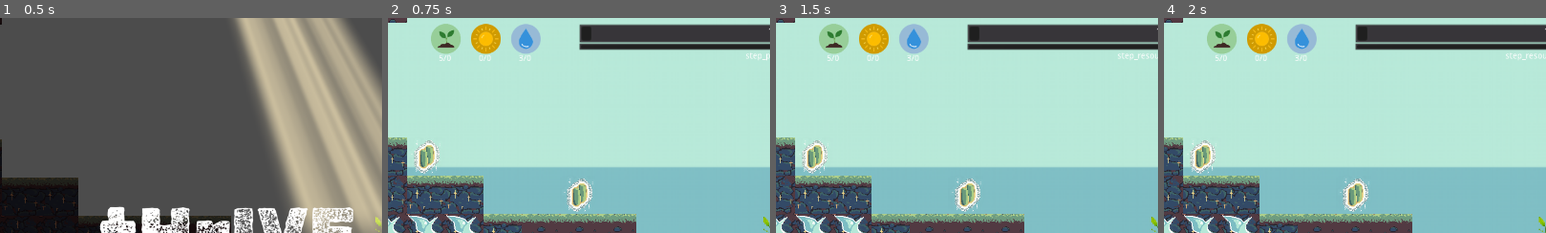
Above: before the commit, frames 1-4 (left to right).
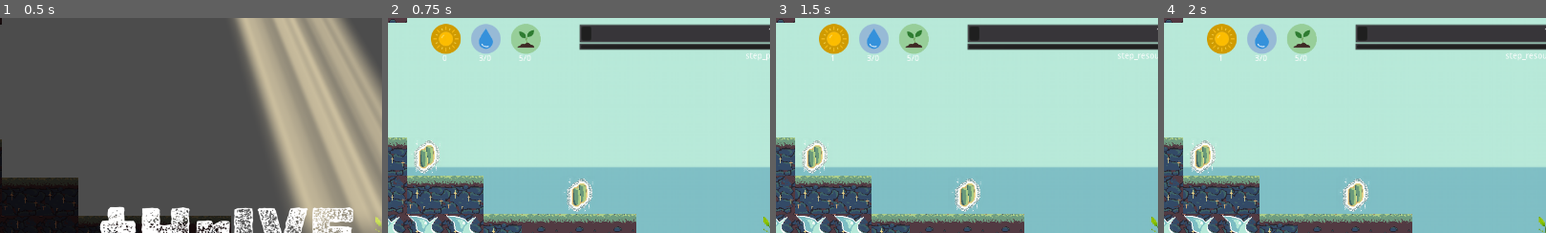
Above: after the commit, the same moments.

Repository: Gouellie/Roots
Game: Godot game, scene res://src/screens/main_menu.tscn
Two runs of this game, one before a commit and one after it. Both use one fixed random seed, a clock stepped at 60 frames per second and the inputs below.
Inputs:
- Up to frame 1 (0.5 s): no input
- Up to frame 2 (0.75 s): click "NEW GAME" at 0.5 s
- Up to frame 3 (1.5 s): click "End Turn" at 1.25 s
- Up to frame 4 (2 s): no input
The pictures show only the part of the screen within x 0-50%, y 0-50%; the shares and areas given below are measured in that part.

Frame 1 is identical in both runs. In frame 2, 2.7% of the frame differs, in the area x 11-40%, y 2-20%; in frame 3, 2.7%; in frame 4, 2.7%.

Commit message:
sunlight is now a static resource that doesn't reset

Diff:
--- a/src/scenes/librairies/plants/plant.gd
+++ b/src/scenes/librairies/plants/plant.gd
@@ -7,7 +7,6 @@
 var head_tile_cellv : Vector2
 var connected : bool = true setget set_is_connected,get_is_connected
 var unrooted : bool = false
-
 
 func _ready() -> void:
 	if terrain_node_path:
--- a/src/scenes/librairies/plants/plant.tscn
+++ b/src/scenes/librairies/plants/plant.tscn
@@ -1,10 +1,11 @@
-[gd_scene load_steps=8 format=2]
+[gd_scene load_steps=9 format=2]
 
 [ext_resource path="res://assets/plants/plant.png" type="Texture" id=1]
 [ext_resource path="res://src/scenes/librairies/plants/plant.gd" type="Script" id=2]
 [ext_resource path="res://assets/icons/invalid.png" type="Texture" id=3]
 [ext_resource path="res://assets/shaders/wind_sway_shader.tres" type="Material" id=4]
 [ext_resource path="res://src/ui/turns/resolve_behaviors/resolve_behavior_consume_resource.gd" type="Script" id=5]
+[ext_resource path="res://src/ui/turns/resolve_behaviors/resolve_behavior_produce_resource.gd" type="Script" id=6]
 
 [sub_resource type="CircleShape2D" id=1]
 radius = 14.0
@@ -30,16 +31,21 @@
 visible = false
 texture = ExtResource( 3 )
 
+[node name="MouseDetector" type="Area2D" parent="."]
+
+[node name="CollisionShape2D" type="CollisionShape2D" parent="MouseDetector"]
+shape = SubResource( 2 )
+
+[node name="ProducerResolveBehavior" type="Node2D" parent="."]
+script = ExtResource( 6 )
+identifier = "sunlight"
+produce_when_harvesting = false
+
 [node name="ConsumerResolveBehavior" type="Node2D" parent="."]
 script = ExtResource( 5 )
 identifier = "soil"
 amount = 5
 
-[node name="MouseDetector" type="Area2D" parent="."]
-
-[node name="CollisionShape2D" type="CollisionShape2D" parent="MouseDetector"]
-shape = SubResource( 2 )
-
 [connection signal="area_shape_entered" from="Area2D" to="." method="_on_Area2D_area_shape_entered"]
 [connection signal="area_shape_exited" from="Area2D" to="." method="_on_Area2D_area_shape_exited"]
 [connection signal="mouse_entered" from="MouseDetector" to="." method="_on_MouseDetector_mouse_entered"]
--- a/src/scenes/resources/player_resource_manager.gd
+++ b/src/scenes/resources/player_resource_manager.gd
@@ -14,7 +14,11 @@
 			_node.has_limits = false
 			_node.value = _node.min_value
 
+			if _node.identifier == Resources.SUNLIGHT:
+				_node.reset_on_next_turn = false
+
 	Events.emit_signal("init_player_resource_manager", self)
+	Events.connect("tile_placed", self, "on_tile_placed")
 
 func get_consumption_amount_by_resource(identifier : String) -> int:
 	var _d : Dictionary = get_consumption_amount()
--- a/src/scenes/resources/player_resource_manager.tscn
+++ b/src/scenes/resources/player_resource_manager.tscn
@@ -8,7 +8,7 @@
 
 [node name="ResourceManager" parent="." instance=ExtResource( 1 )]
 resource_types = {
-"soil": 30,
-"sunlight": 2,
-"water": 20
+"soil": 0,
+"sunlight": 0,
+"water": 0
 }
--- a/src/scripts/resources/resource_node.gd
+++ b/src/scripts/resources/resource_node.gd
@@ -7,15 +7,19 @@
 # warning-ignore:unused_signal
 signal node_depleted()
 
+enum RESET_BEHAVIOR {
+	TO_MIN,
+	TO_MAX,
+	TO_ZERO,
+}
+
 export (String)var identifier : String = "default"
 export (int)var min_value : int = 0
 export (int)var max_value : int = 1000000
 export (int)var value : int = 0
-export (bool)var reset_on_next_turn = false
+export (bool)var reset_on_next_turn : bool = false
+export (RESET_BEHAVIOR)var reset_behavior = RESET_BEHAVIOR.TO_ZERO
 export (bool)var has_limits = true
-
-var delta : int = 0
-var start : int = 0
 
 func get_value() -> int:
 	return int(clamp(value, min_value, max_value))
@@ -24,18 +28,22 @@
 
 func _ready():
 	initialize()
-	start = value
 	Turns.connect("turn_next", self, "on_next_turn")
 
 func on_next_turn(_turn):
-	if reset_on_next_turn:
-		value = min_value
+	if reset_on_next_turn == false:
+		return
 
-	start = value
-	delta = 0
+	match reset_behavior:
+		RESET_BEHAVIOR.TO_ZERO:
+			value = 0
+		RESET_BEHAVIOR.TO_MAX:
+			value = max_value
+		RESET_BEHAVIOR.TO_MIN:
+			value = min_value
+
 
 func add_resource(amount:int) -> void:
-	delta += amount
 	value += amount
 	if has_limits:
 		value = int(clamp(value, min_value, max_value))
@@ -44,7 +52,6 @@
 	emit_signal("node_update")
 
 func decuct_resource(amount:int) -> void:
-	delta -= amount
 	value -= amount
 	if has_limits:
 		value = int(clamp(value, min_value, max_value))
--- a/src/ui/player_resource_gauge_manager.gd
+++ b/src/ui/player_resource_gauge_manager.gd
@@ -7,15 +7,19 @@
 	if Globals.player_resource_manager == null:
 		Log.log_error(1, "No valid Player Resource Manager was found. No Gauges created.")
 		return
+	var _resources : Dictionary = Globals.player_resource_manager.get_resource_manager().get_all_resources()
+	_add_gauge(Resources.SUNLIGHT)
+	_add_gauge(Resources.WATER)
+	_add_gauge(Resources.SOIL)
 
-	for _rsc in Globals.player_resource_manager.get_resource_manager().get_all_resources():
-		var _node : ResourceNode = Globals.player_resource_manager.get_resource_manager().get_resource(_rsc) as ResourceNode
-		if _node == null:
-			continue
+func _add_gauge(_identifier : String):
+	var _node : ResourceNode = Globals.player_resource_manager.get_resource_manager().get_resource(_identifier) as ResourceNode
+	if _node == null:
+		return
 
-		if visible_resources.has(_node.identifier) == false:
-			continue
+	if visible_resources.has(_node.identifier) == false:
+		return
 
-		var _instance = resource_gauge.instance()
-		add_child(_instance)
-		_instance.resource_node = _node
+	var _instance = resource_gauge.instance()
+	add_child(_instance)
+	_instance.resource_node = _node
--- a/src/ui/scripts/resource_gauge.gd
+++ b/src/ui/scripts/resource_gauge.gd
@@ -35,13 +35,15 @@
 		update_timer = 0
 		_update_values()
 
-#var display_string : String = "{current}/+{increase}/-{decrease}"
 func _update_values():
 	update_timer = 0
 	if resource_node:
-		var _prod_amount = String(Globals.player_resource_manager.get_production_amount_by_resource(resource_node.identifier))
-		var _cons_amount = String(Globals.player_resource_manager.get_consumption_amount_by_resource(resource_node.identifier))
-		amount_label.text = display_string % [_cons_amount, _prod_amount]
+		if resource_node.identifier == Resources.SUNLIGHT:
+			amount_label.text = String(resource_node.value)
+		else:
+			var _prod_amount = String(Globals.player_resource_manager.get_production_amount_by_resource(resource_node.identifier))
+			var _cons_amount = String(Globals.player_resource_manager.get_consumption_amount_by_resource(resource_node.identifier))
+			amount_label.text = display_string % [_cons_amount, _prod_amount]
 
 
 func _on_TextureRect_mouse_entered() -> void:
Not shown, added: assets/plants/arrid_plant_sprite_sheet.png.import
Not shown, added: assets/plants/arrid_tree_sprite_sheet.png.import
